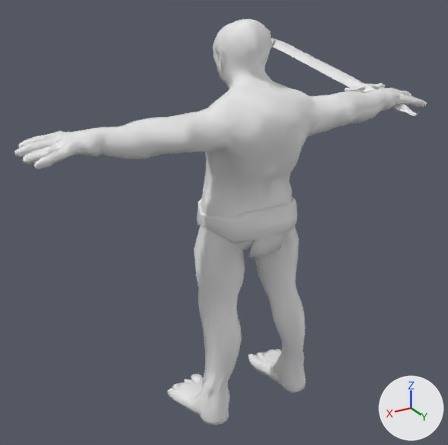
Two versions of the FBX model Assets/Main_Project/Player/Goblin_Cicero.fbx, one commit apart.
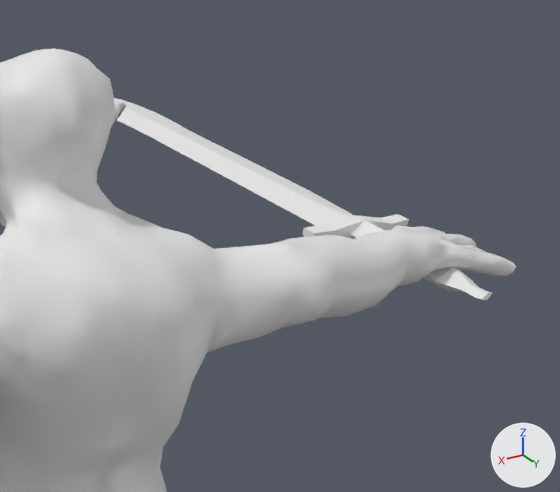
Each version appears first whole from a 50 mm lens placed at (1.123, 1.712, 1.634), pointed at (-0.072, -0.279, 0.638), and next in a close-up on the part from 51% to 99% of the width and 0% to 43% of the height. Every picture has the same lights, and +X, +Y and +Z are marked at lower right. The older version's two pictures come first. Materials are left out; every surface is plain grey. Where no turn or scale is listed for an object, it has been applied to the vertices.

In view in the first close-up: 'corpo', 'espadas.002'.
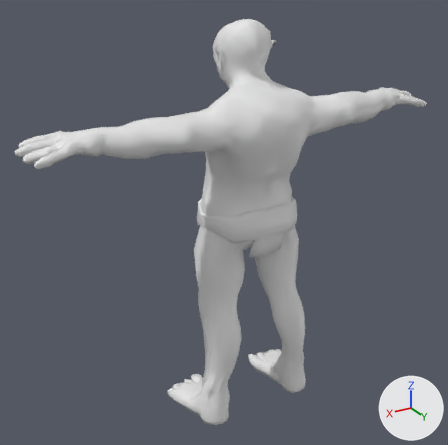
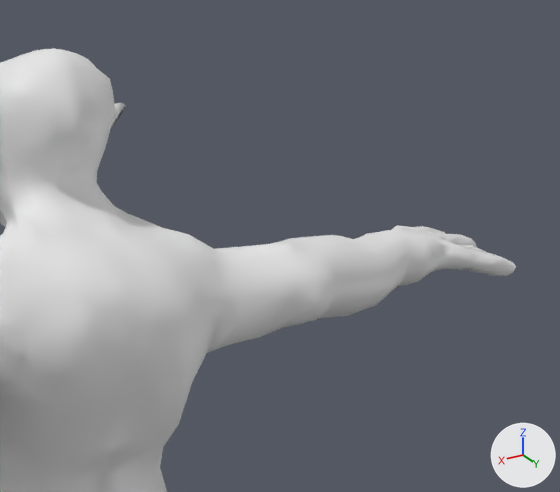
Location of each change, (x1, y1, x2, y2) in pixels of the close-ups (560 x 492 px):
'espadas.002', deleted: before (114, 98, 492, 300)

The edits, one by one:
Object 'espadas.002' (ob_espadas_002) is deleted.
